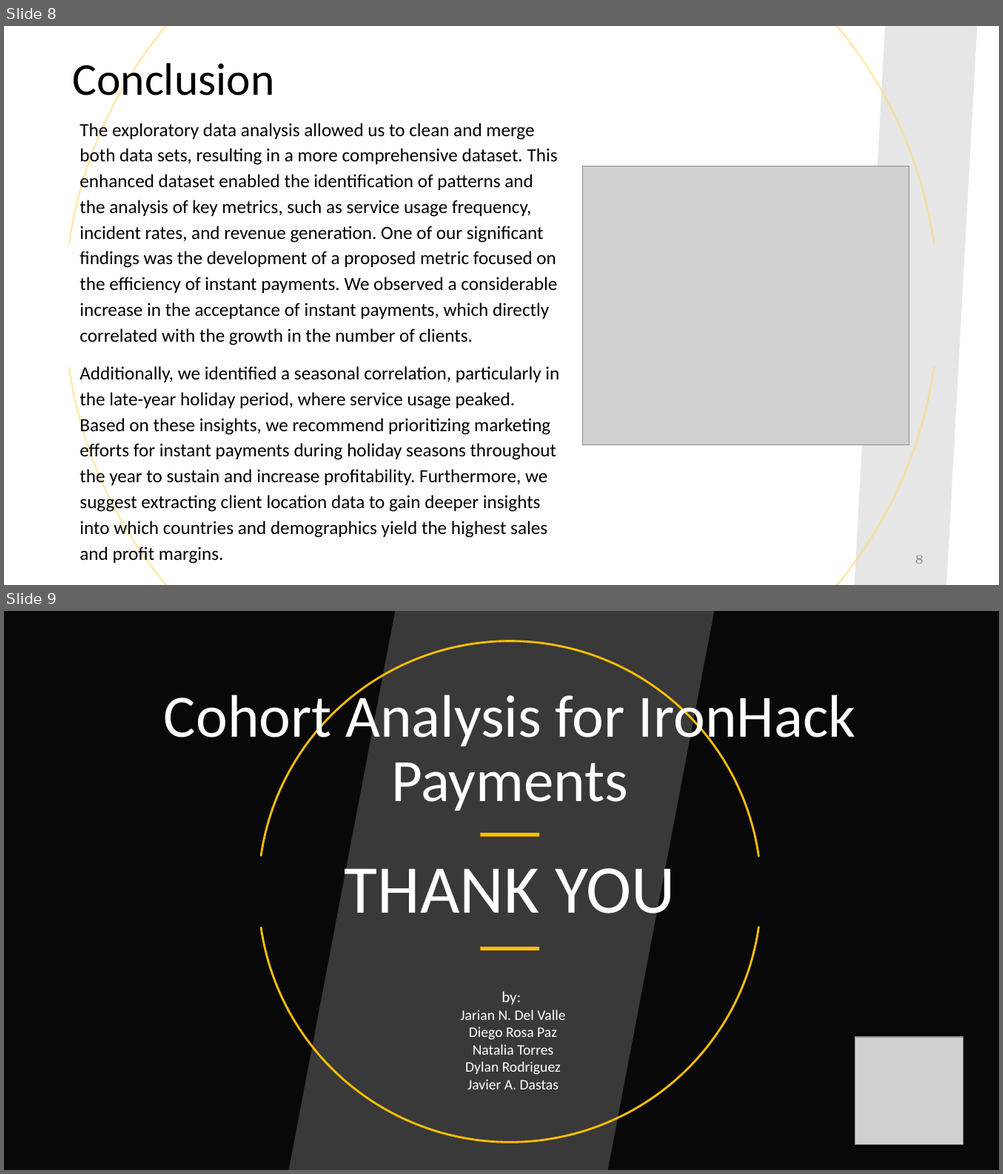
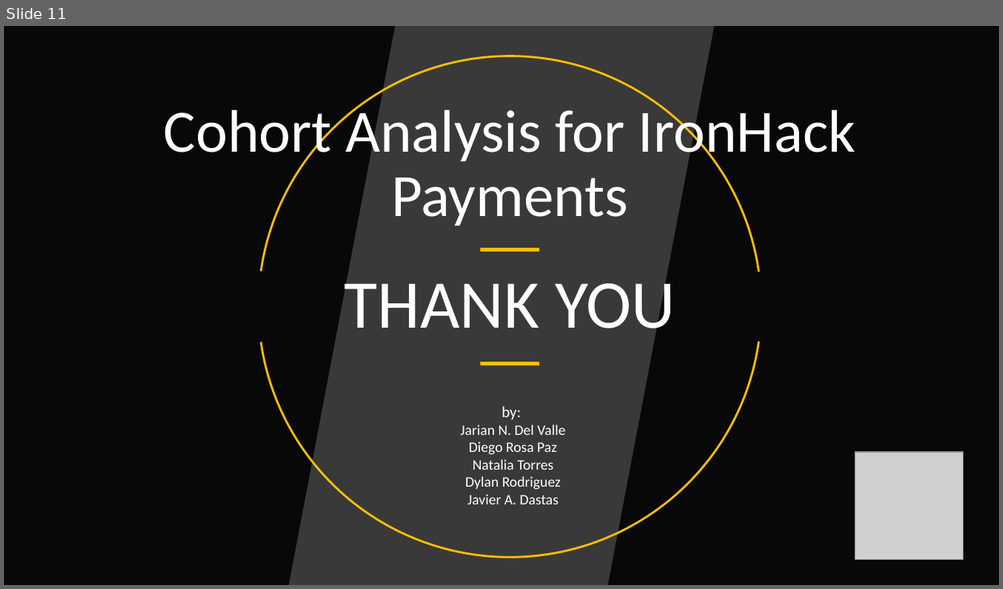
Before and after one commit to D-R44001F/project1-ironhack-payments, a slide deck: presentation.pptx. Shown one above the other, each under a label of ours: slides 8 and 9 before the commit, slide 11 after it. The pictures are 1003x1174 and 1003x589 pixels, drawn with LibreOffice and Linux fonts; fonts in the diff are those of the drawing; grey boxes stand for pictures; background and template pictures are left out; a plain dark background stands for a picture behind light text. Boxes give left, top, right and bottom in pixels: in the first picture for what was removed or moved away, otherwise in the second. Text is boxed around its words. In the diff, an @@ line names an element or a change of style, - is before the commit and + after.

```diff
--- a/presentation.pptx
+++ b/presentation.pptx
@@ slide 8 removed at (4,26,999,585), background #FFFFFF @@
@@ arc (boxed as its full ellipse) removed at (65,26,938,585) @@
@@ arc (boxed as its full ellipse) removed at (65,26,938,585) @@
@@ parallelogram removed at (854,26,978,585) @@
@@ title removed at (72,57,274,106) @@
-Conclusion
@@ text removed at (79,121,559,565) @@
-The exploratory data analysis allowed us to clean and merge both data sets, resulting in a more comprehensive dataset. This enhanced dataset enabled the identification of patterns and the analysis of key metrics, such as service usage frequency, incident rates, and revenue generation. One of our significant findings was the development of a proposed metric focused on the efficiency of instant payments. We observed a considerable increase in the acceptance of instant payments, which directly correlated with the growth in the number of clients.
-Additionally, we identified a seasonal correlation, particularly in the late-year holiday period, where service usage peaked. Based on these insights, we recommend prioritizing marketing efforts for instant payments during holiday seasons throughout the year to sustain and increase profitability. Furthermore, we suggest extracting client location data to gain deeper insights into which countries and demographics yield the highest sales and profit margins.
@@ picture removed at (582,167,909,445) @@
@@ page number removed at (915,555,922,564) @@
-8
@@ what was slide 9 is now slide 11 @@
```
Also in this commit, not shown: 1 slide changed, 3 slides added, 11 other files.
